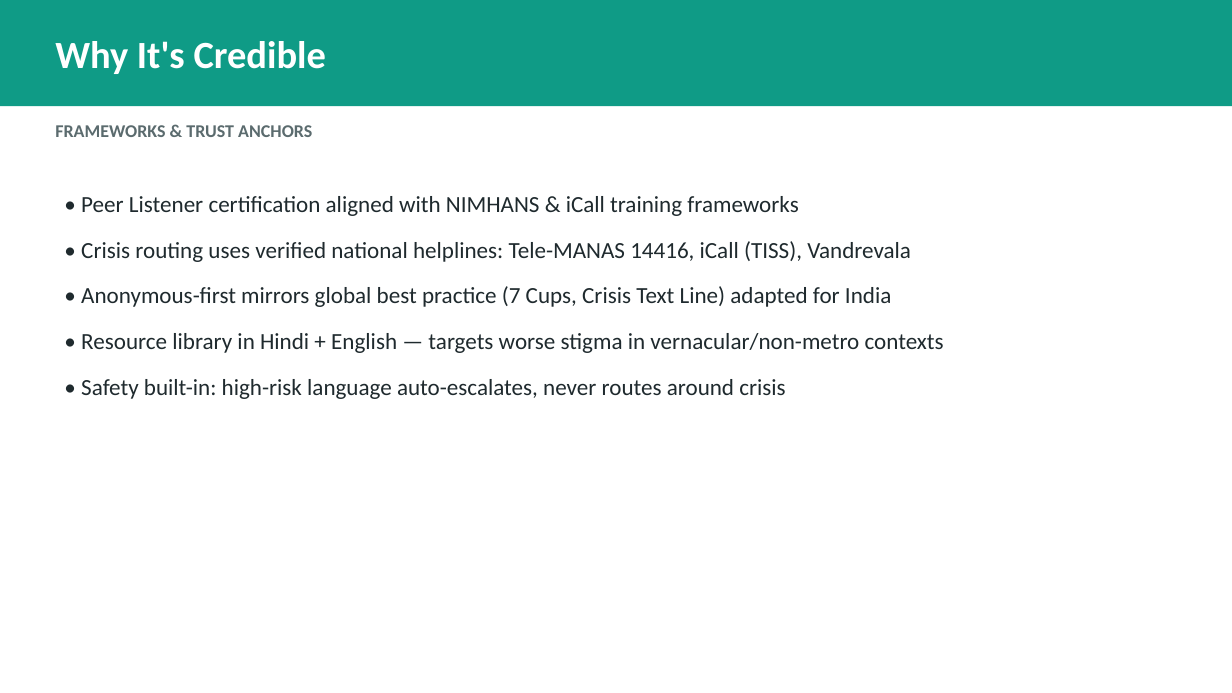
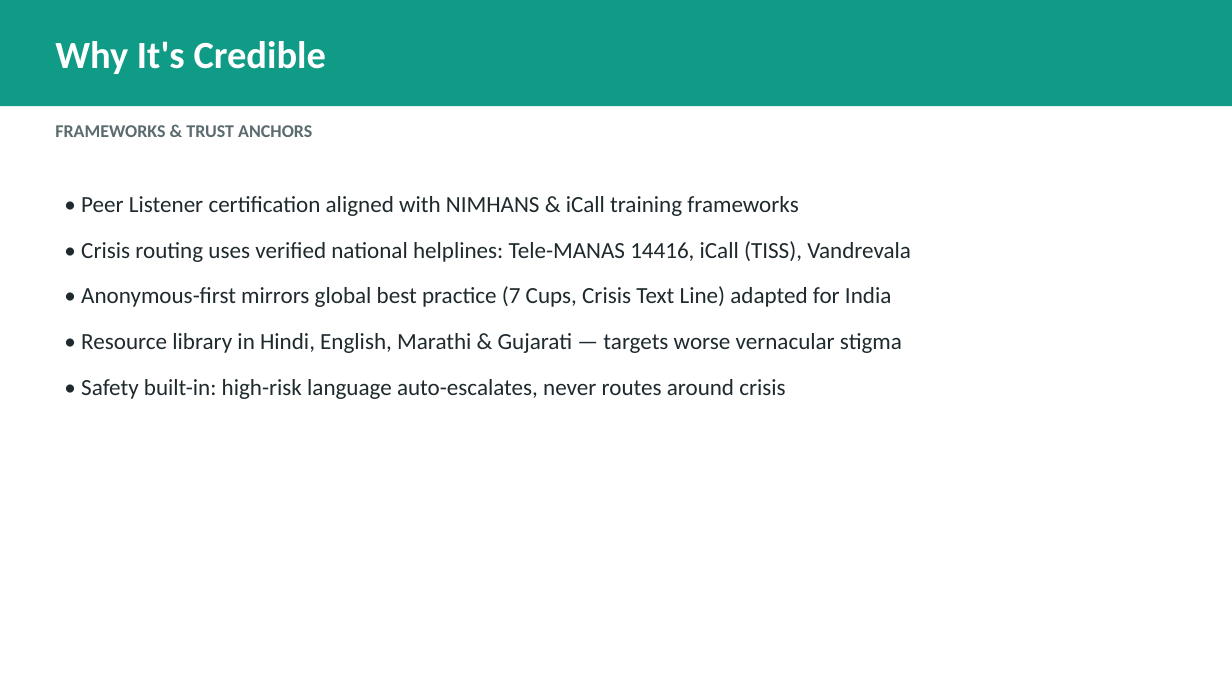
Before and after one commit to mellowpraful/vistaraz-site, a slide deck: slide 12 of pitch/MANNMITRA.pptx (slide 9 before the commit). Drawn at 1232x693 pixels with LibreOffice and Linux fonts; fonts in the diff are those of the drawing. Boxes give left, top, right and bottom in pixels: in the first picture for what was removed or moved away, otherwise in the second. Text is boxed around its words. In the diff, an @@ line names an element or a change of style, - is before the commit and + after.

Commit message:
Add Gujarati (gu) language + update full pitch deck
- Gujarati translations in i18n.js (all UI strings), added to lang switcher
- Gujarati button + content on resources.html
- Gujarati crisis/distress keywords in triage.js
- Rewrote build_deck.py: 13-slide deck covering full product
  (4 layers, feature map, demo, architecture, privacy/safety, multilingual
  EN/HI/MR/GU + a11y, scalability, impact metrics, credibility, ask)
- README languages updated

```diff
--- a/pitch/MANNMITRA.pptx
+++ b/pitch/MANNMITRA.pptx
@@ text at [81, 333, 902, 353]: text changed @@
-• Resource library in Hindi + English — targets worse stigma in vernacular/non-metro contexts
+• Resource library in Hindi, English, Marathi & Gujarati — targets worse vernacular stigma
```
Also in this commit, not shown: 5 other slides changed, 3 slides added, 5 other files.
